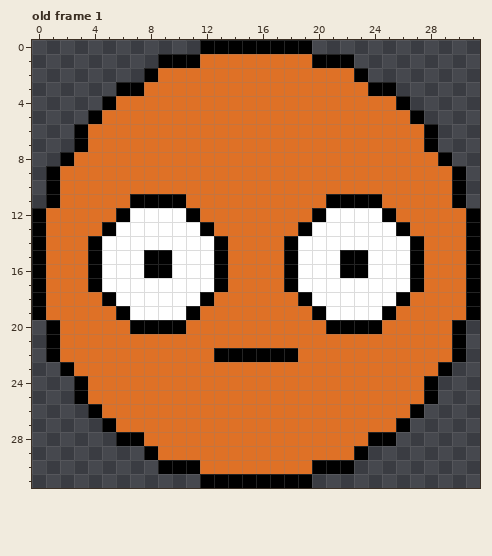
Pixel-art file, stored at Assets/Aseprite/ball.aseprite. That is the earlier state.
32x32 pixels, 1 frame. Shown: old frame 1. The commit also changed other frames, which this record leaves out.
Now the later version:
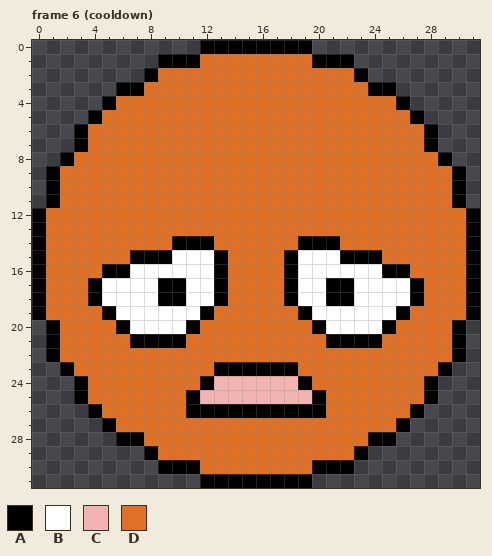
Palette (. is transparent): A #000000  B #ffffff  C #f2b3b3  D #df7126
A new or re-ordered frame is compared with the old frame closest to it.
Changes in this commit:
frames 1 -> 6
Changed rows in their new state; - is an unchanged pixel.
Frame 6 (cooldown) is new; against old frame 1, layer "Layer 2":
first column x 4:
11 ---DDDD----------DDDD---
12 --DDDDDD--------DDDDDD--
13 -DDDDDDDD------DDDDDDDD-
14 DDDDDDAAAD----DAAADDDDDD
15 DDDA----------------ADDD
16 DAA-BB------------BB-AAD
17 -----AA----------AA-----
18 AB---AA-BA----AB-AA---BA
19 -AB----BA------AB----BA-
20 --ABBBBA--------ABBBBA--
21 ---AAAA----------AAAA---
22 ---------DDDDDD---------
23 ---------AAAAAA---------
24 --------ACCCCCCA--------
25 -------ACCCCCCCCA-------
26 -------AAAAAAAAAA-------
Where, in picture pixels (left, top, right, bottom), the same in both pictures:
changed: (88, 194, 424, 418)
